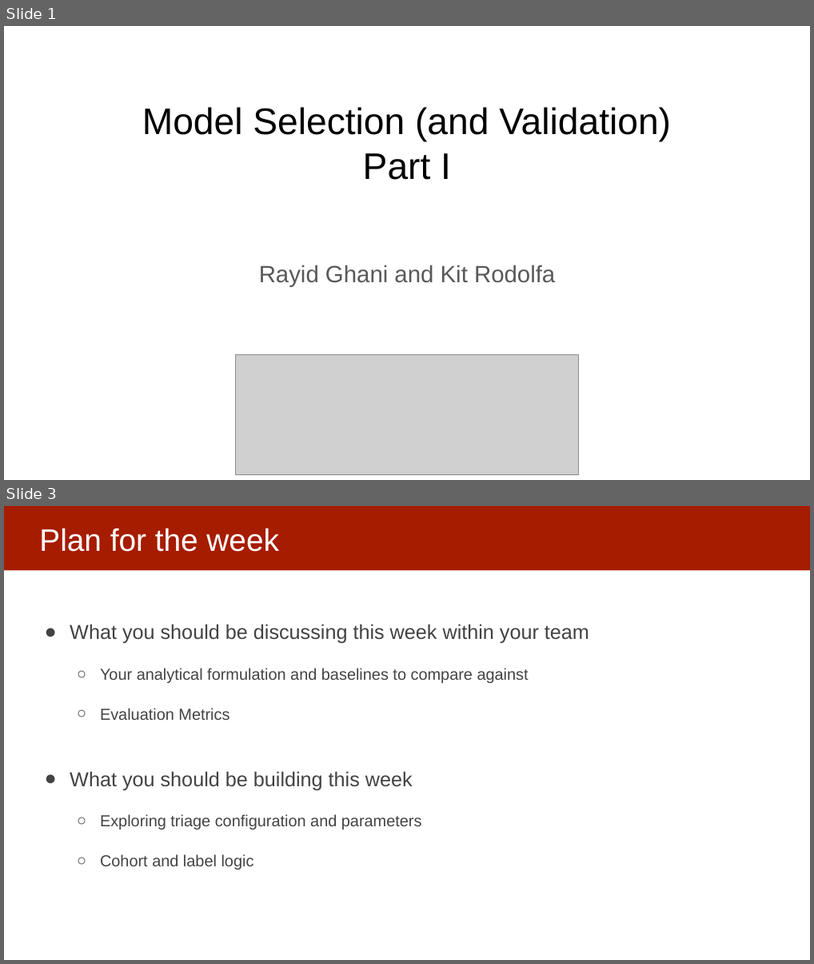
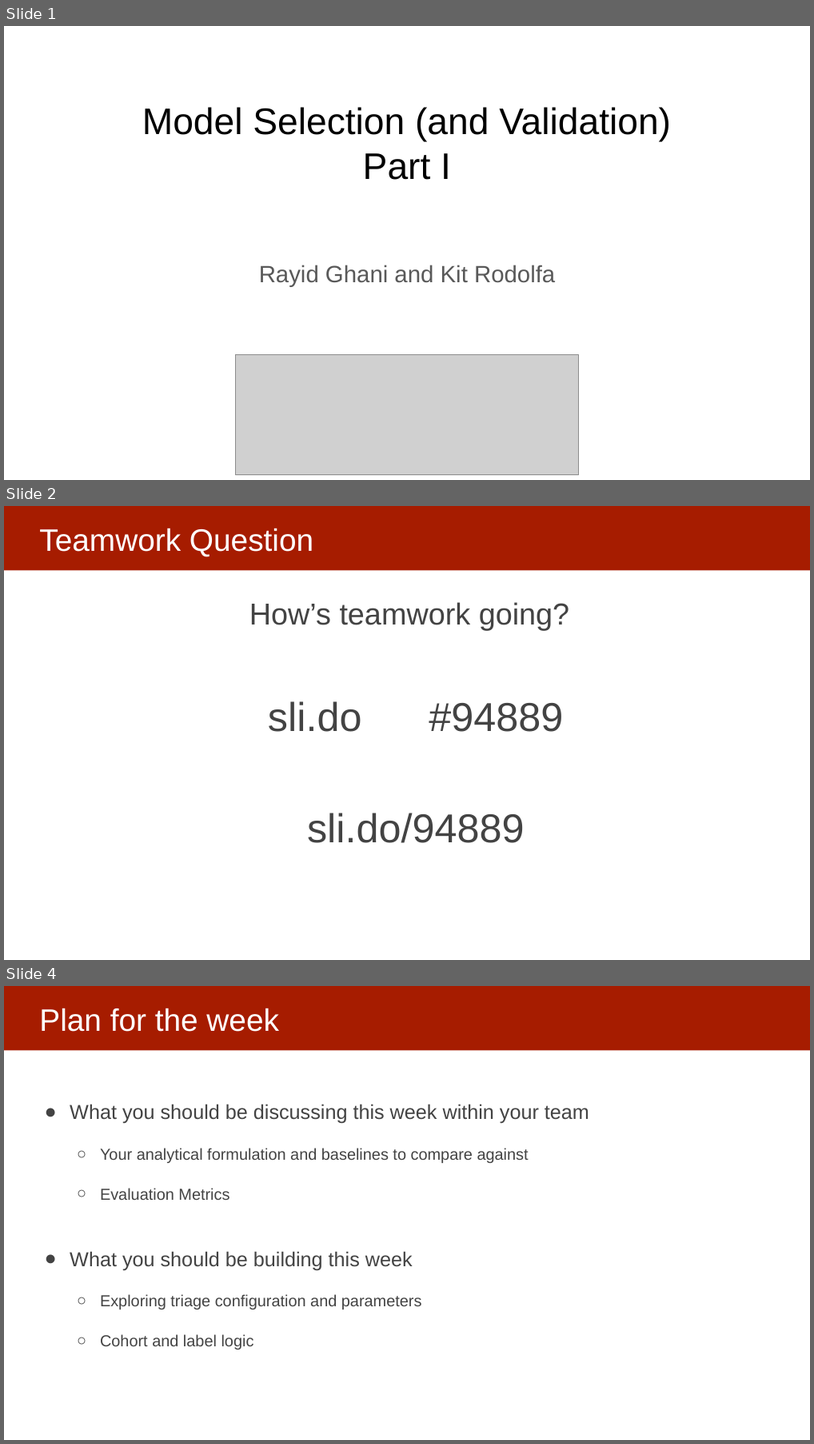
Before and after one commit to dssg/mlforpublicpolicylab, a slide deck: Lectures/10-model-selection-and-validation-part-1.pptx. Shown one above the other, each under a label of ours: slides 1 and 3 before the commit, slides 1, 2 and 4 after it; the slides between them are not shown. The pictures are 814x964 and 814x1444 pixels, drawn with LibreOffice and Linux fonts; fonts in the diff are those of the drawing; grey boxes stand for pictures. Boxes give left, top, right and bottom in pixels: in the first picture for what was removed or moved away, otherwise in the second. Text is boxed around its words. In the diff, an @@ line names an element or a change of style, - is before the commit and + after.

```diff
--- a/Lectures/10-model-selection-and-validation-part-1.pptx
+++ b/Lectures/10-model-selection-and-validation-part-1.pptx
@@ slide 2 added at (x1=4, y1=506, x2=810, y2=960), background #FFFFFF; not listed: 1 template element that a slide beside it also shows @@
@@ title added at (x1=39, y1=528, x2=314, y2=556), 37 pt, text #FFFFFF @@
+Teamwork Question
@@ text added at (x1=250, y1=602, x2=570, y2=630), 36 pt, text #434343 @@
+How’s teamwork going?
@@ text added at (x1=268, y1=701, x2=563, y2=843), 48 pt, text #434343 @@
+sli.do #94889
+sli.do/94889
@@ what was slide 3 is now slide 4 @@
```
Also in this commit, not shown: 2 slides changed, 1 other slide added.
